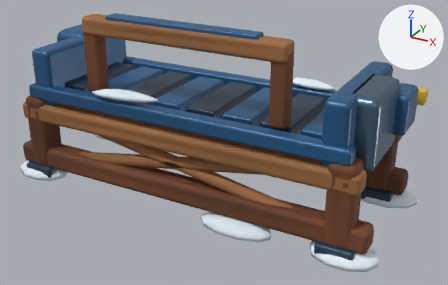
One commit to the glTF model HavenlineGodot/assets/stations_v2/conveyor_straight.glb: the scene before it, then after it.
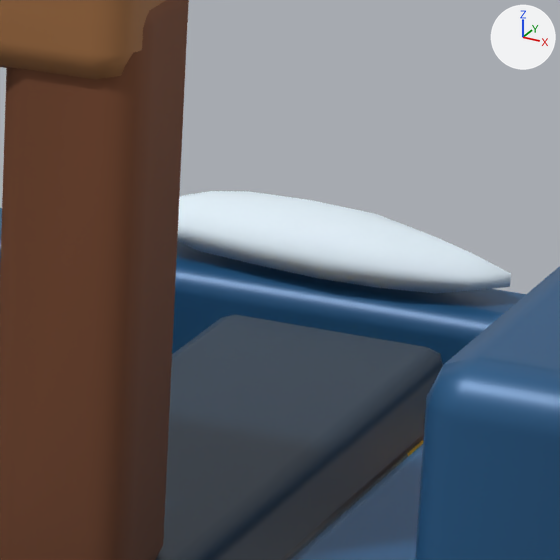
The first picture shows the older version from a 50 mm lens placed at (2.34, -3.96, 2.43), pointed at (0.16, -0.01, 0.45). The close-ups show the older and then the newer version on the part from 60% to 76% of the width and 19% to 44% of the height of that picture. Only the edits that show in the close-ups are written down. The axes (+X, +Y, +Z) are drawn at upper right. The lights are the same throughout. Vertices at exactly the same position are counted once.

In view in the first close-up: 'conveyor_straight'.
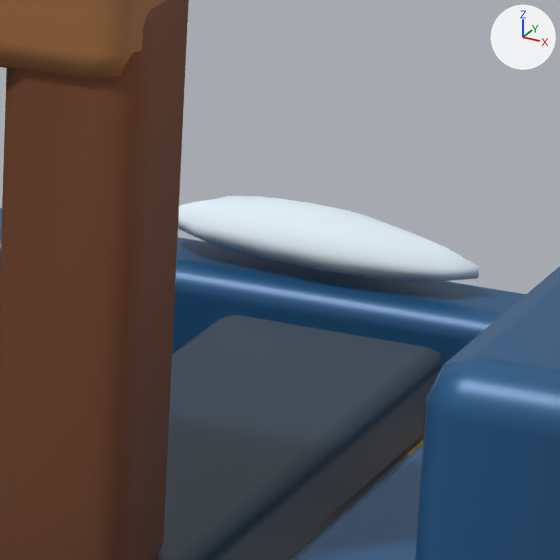
Pixel boxes [x1, y1, x2, y2] of what changed, in the close-ups (560 x 560 px; the box of a moved part takes in the faces that stretch with it):
part 1 of me_conveyor_straight, moved or reshaped: before [177, 191, 511, 294]; after [178, 196, 479, 282]

The edits, one by one:
me_conveyor_straight has 3716 vertices, 7000 faces and spans x -1.75..1.61, y -0.64..0.64, z 0.0..1.46.
me_conveyor_straight is used by ob_conveyor_straight; location (0.0, 0.0, 0.0).
me_conveyor_straight part 1: the loose piece of 86 vertices spanning x 0.48..0.88, y 0.42..0.57, z 0.85..0.91 is scaled about its middle by (0.84, 0.825, 0.866).
